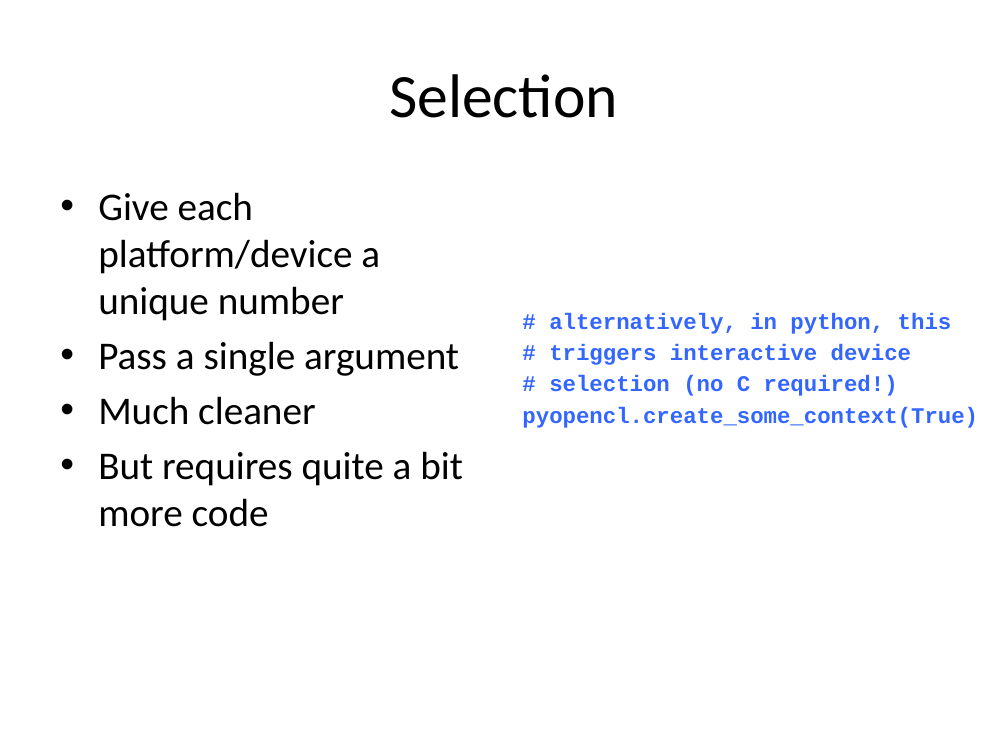
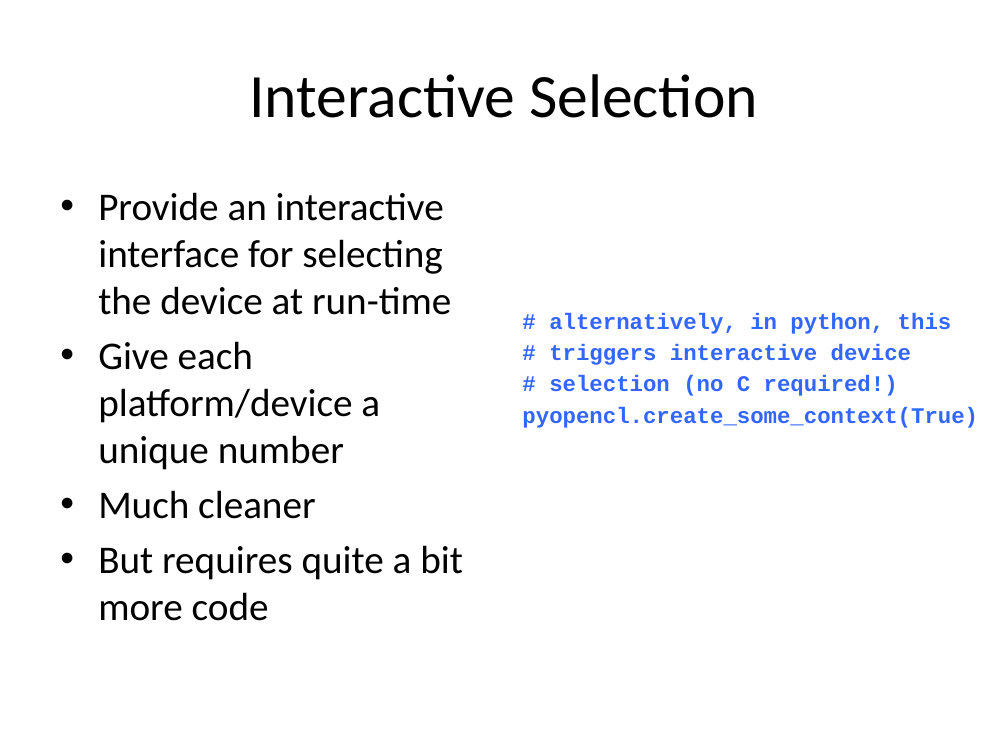
Before and after one commit to UoB-HPC/opencl-training-code, a slide deck: slide 5 of slides/advanced_part1.pptx. Drawn at 1008x756 pixels with LibreOffice and Linux fonts; fonts in the diff are those of the drawing. Boxes give left, top, right and bottom in pixels: in the first picture for what was removed or moved away, otherwise in the second. Text is boxed around its words. In the diff, an @@ line names an element or a change of style, - is before the commit and + after.

```diff
--- a/slides/advanced_part1.pptx
+++ b/slides/advanced_part1.pptx
@@ title at bbox=[249, 74, 758, 118]: text changed @@
-Selection
+Interactive Selection
@@ text at bbox=[98, 192, 451, 315]: paragraph added @@
+• Provide an interactive interface for selecting the device at run-time
@@ text at bbox=[98, 341, 459, 376]: paragraph removed @@
-• Pass a single argument
```
Also in this commit, not shown: 8 other slides changed, 1 slide added.
